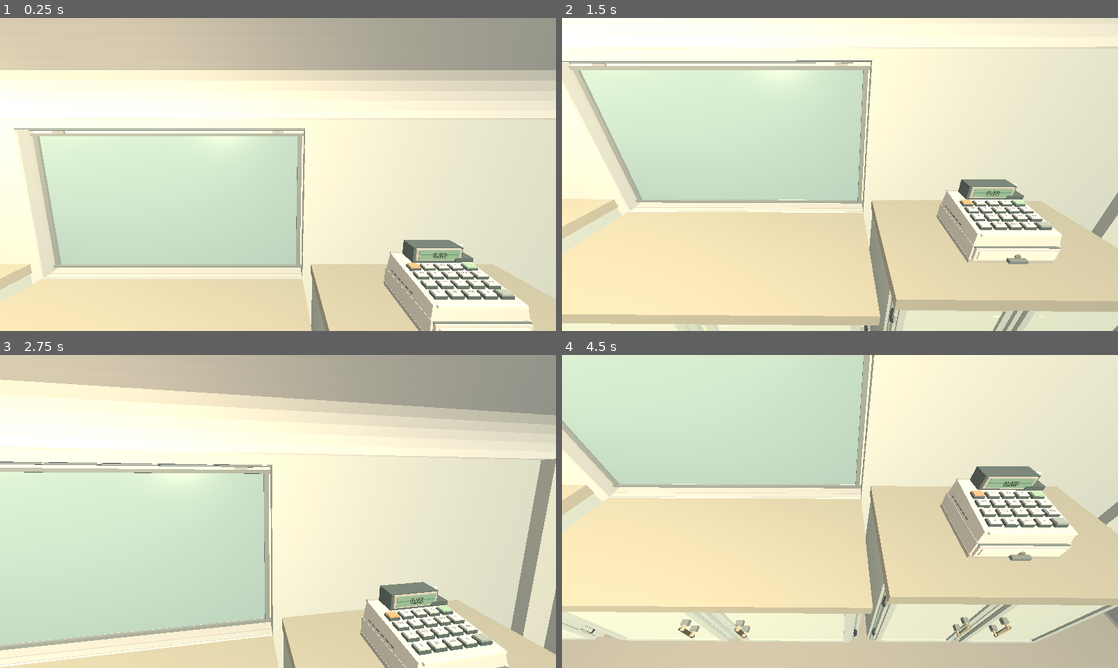
Above: before the commit, frames 1-4 (two rows, left to right).
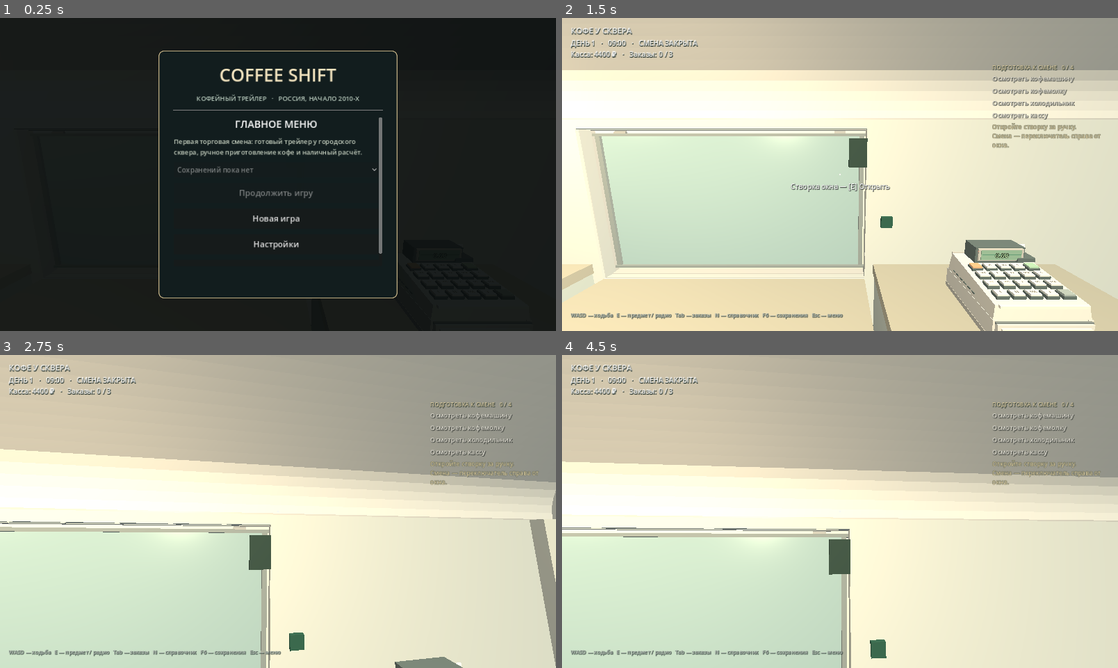
Above: after the commit, the same moments.

Repository: valuableprince/coffee-shift-dev
Game: Godot game, scene res://scenes/first_shift.tscn
The game is run twice, just before and just after one commit, with the same random seed, the same clock (stepped at 60 frames per second) and the same inputs.
Inputs (mouse positions are in pixels of both pictures, inside the frame that each line leads up to):
- Up to frame 1 (0.25 s): no input
- Up to frame 2 (1.5 s): click (840, 218) at 0.5 s, where only the run after the commit has a clickable "Новая игра"; click (840, 230) at 1.25 s, where only the run after the commit has a clickable "Начать новую игру"
- Up to frame 3 (2.75 s): tap Enter (ui_accept) at 2, 2.27 s; move the mouse to (305, 511) at 2.02 s; hold W (forward) from 2.03 s (still down); hold Q (inspect_mode) from 2.03 s (still down); click (305, 511) at 2.17 s
- Up to frame 4 (4.5 s): move the mouse to (812, 511) at 2.77 s; release Q (inspect_mode) at 2.78 s; tap E (interact) at 2.85 s; tap Enter (ui_accept) at 3.02 s; move the mouse to (851, 505) at 3.52 s; hold N (notebook) 3.53-4.25 s; release W (forward) at 4.25 s; click (840, 630) at 4.25 s, where only the run after the commit has a clickable "Вернуться к работе [Esc]"

The runs differ from the first frame. In frame 1, 100% of the frame differs, in the area x 0-100%, y 0-100%; in frame 2, 62%; in frame 3, 51%; in frame 4, 89%.
Error before the commit: Parse Error: Cannot infer the type of "basket_center" variable because the value doesn't have a set type. (res://scripts/trade/barista_accessories.gd:95)

Commit message:
fix(gdscript): type tamping mat contact explicitly in Godot 4.3

Diff:
--- a/scripts/trade/barista_accessories.gd
+++ b/scripts/trade/barista_accessories.gd
@@ -92,7 +92,7 @@
 	if _animation == "dose" and filter_in_hand:
 		# The basket stays on the real tamping mat rather than hovering in
 		# the player's camera. The tamper presses vertically into the grounds.
-		var basket_center := world.trailer.to_global(TAMPER_BASE + Vector3(0, .035, 0))
+		var basket_center: Vector3 = world.trailer.to_global(TAMPER_BASE + Vector3(0, .035, 0))
 		_align(filter, "GroupLockOrigin", basket_center, Basis(Vector3.UP, PI / 2))
 		var progress := clampf((.65 - _remaining) / .65, 0.0, 1.0)
 		var height := .082 - sin(progress * PI) * .070
